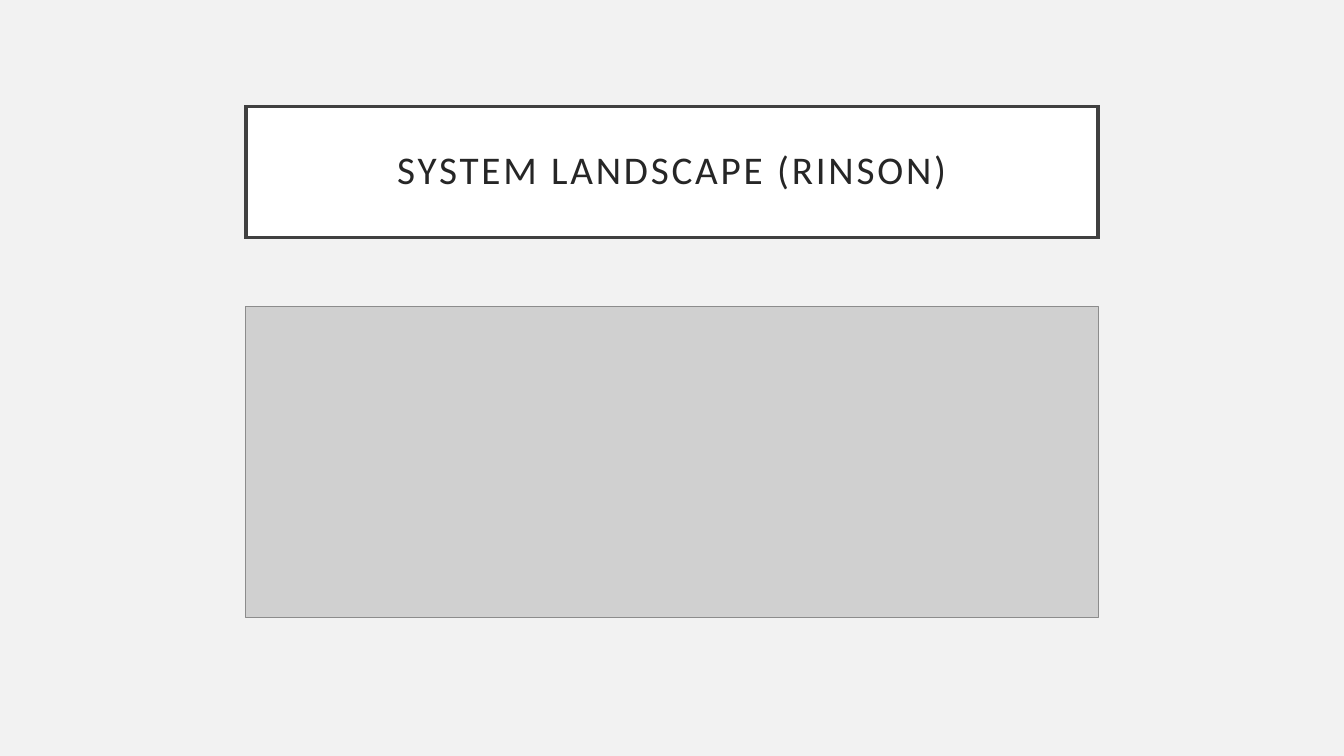
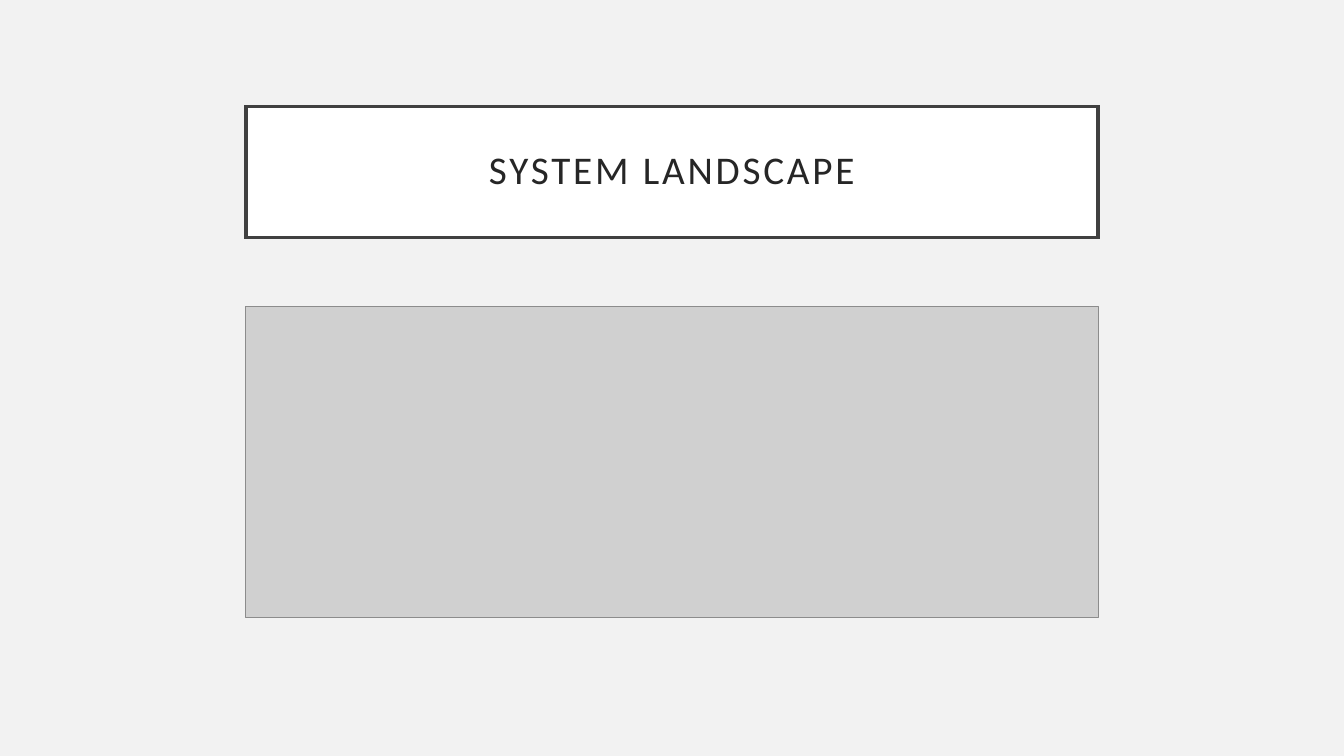
Before and after one commit to G43beli/GENEius, a slide deck: slide 4 of docs/Presentation.pptx. Drawn at 1344x756 pixels with LibreOffice and Linux fonts; fonts in the diff are those of the drawing; grey boxes stand for pictures. Boxes give left, top, right and bottom in pixels: in the first picture for what was removed or moved away, otherwise in the second. Text is boxed around its words. In the diff, an @@ line names an element or a change of style, - is before the commit and + after.

```diff
--- a/docs/Presentation.pptx
+++ b/docs/Presentation.pptx
@@ title at (489, 158, 855, 185): text changed @@
-SYSTEM LANDSCAPE (RINSON)
+SYSTEM LANDSCAPE
```
Also in this commit, not shown: 9 other slides changed, 3 other files.
